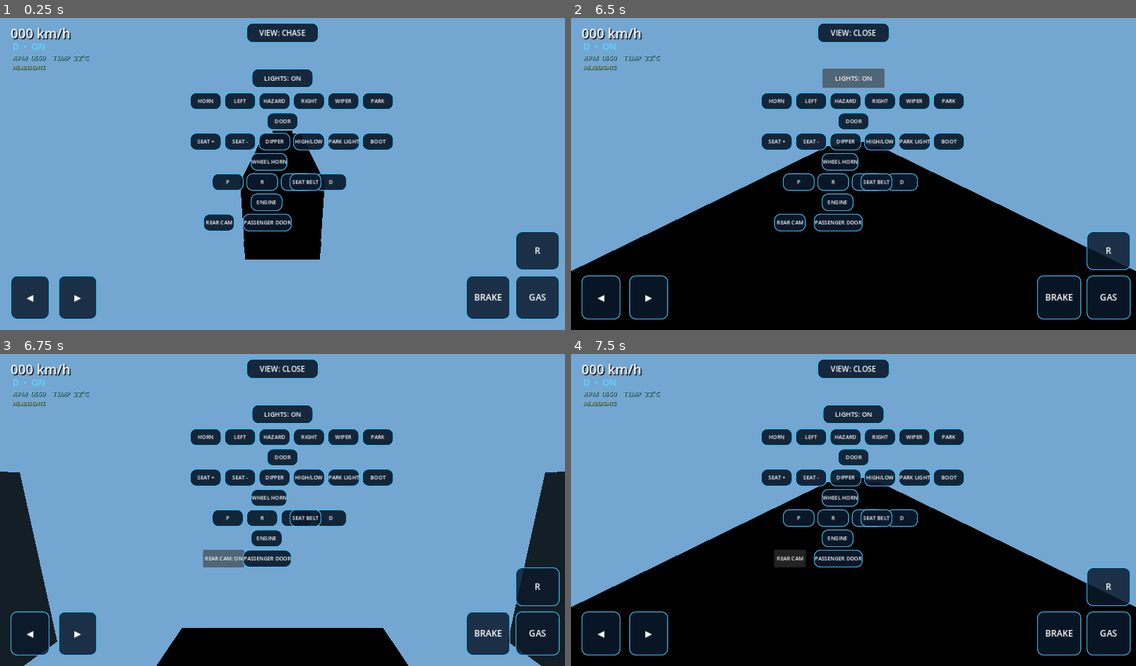
Above: before the commit, frames 1-4 (two rows, left to right).
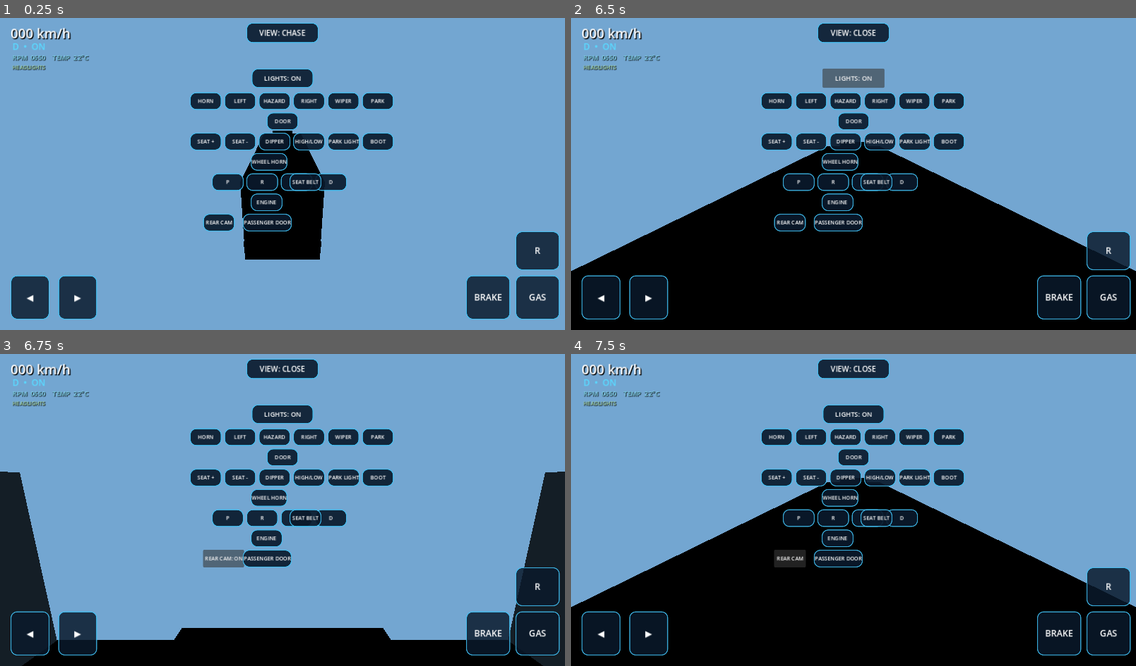
Above: after the commit, the same moments.

Repository: czz495m8zv-code/zayron-simulator
Game: Godot game, scene res://scenes/vehicles/prototype_bus.tscn
Same seed, same stepped clock (60 frames per second), same inputs: the game is played once before the commit and once after it. This scene is started directly instead of the project's main scene.
Inputs:
- Up to frame 1 (0.25 s): no input
- Up to frame 2 (6.5 s): click "◀" at 0.5 s; click "▶" at 1.25 s; click "BRAKE" at 2 s; click "GAS" at 2.75 s; click "R" at 3.5 s; click "VIEW: CHASE" at 4.25 s; click "LIGHTS: ON" at 5 s; click "LIGHTS: OFF" at 5.75 s
- Up to frame 3 (6.75 s): click "REAR CAM" at 6.5 s
- Up to frame 4 (7.5 s): click "REAR CAM: ON" at 7.25 s

Frames 1-2 are identical in both runs. In frame 3, 3.6% of the frame differs, in the area x 3-97%, y 91-100%; in frame 4, nothing differs.

Commit message:
Add passenger seats and central aisle to city bus

Diff:
--- a/scripts/vehicles/prototype_bus.gd
+++ b/scripts/vehicles/prototype_bus.gd
@@ -67,6 +67,50 @@
 			add_child(wheel)
 
 	_add_cockpit_steering_wheel(Vector3(-0.62, 1.95, -3.85))
+	# Passenger cabin: paired seats leave a central aisle for boarding.
+	var seat_fabric := StandardMaterial3D.new()
+	seat_fabric.albedo_color = Color(0.055, 0.19, 0.29)
+	seat_fabric.roughness = 0.72
+	var seat_trim := StandardMaterial3D.new()
+	seat_trim.albedo_color = Color(0.68, 0.62, 0.48)
+	for row in range(5):
+		for seat_side in [-0.66, 0.66]:
+			var seat_z := -2.65 + float(row) * 1.38
+			var cushion := MeshInstance3D.new()
+			cushion.name = "PassengerSeatCushion_%d_%s" % [row, seat_side]
+			var cushion_mesh := BoxMesh.new()
+			cushion_mesh.size = Vector3(0.48, 0.16, 0.52)
+			cushion.mesh = cushion_mesh
+			cushion.position = Vector3(seat_side, 1.15, seat_z)
+			cushion.material_override = seat_fabric
+			add_child(cushion)
+			var back := MeshInstance3D.new()
+			back.name = "PassengerSeatBack_%d_%s" % [row, seat_side]
+			var back_mesh := BoxMesh.new()
+			back_mesh.size = Vector3(0.48, 0.7, 0.14)
+			back.mesh = back_mesh
+			back.position = Vector3(seat_side, 1.56, seat_z + 0.18)
+			back.material_override = seat_fabric
+			add_child(back)
+			var grab_rail := MeshInstance3D.new()
+			grab_rail.name = "SeatGrabRail_%d_%s" % [row, seat_side]
+			var rail_mesh := BoxMesh.new()
+			rail_mesh.size = Vector3(0.035, 0.42, 0.035)
+			grab_rail.mesh = rail_mesh
+			grab_rail.position = Vector3(seat_side + (0.27 if seat_side < 0.0 else -0.27), 1.65, seat_z + 0.05)
+			grab_rail.material_override = seat_trim
+			add_child(grab_rail)
+	var aisle := MeshInstance3D.new()
+	aisle.name = "PassengerCentralAisle"
+	var aisle_mesh := BoxMesh.new()
+	aisle_mesh.size = Vector3(0.42, 0.035, 7.2)
+	aisle.mesh = aisle_mesh
+	aisle.position = Vector3(0.0, 0.64, 0.0)
+	var aisle_material := StandardMaterial3D.new()
+	aisle_material.albedo_color = Color(0.18, 0.2, 0.22)
+	aisle.material_override = aisle_material
+	add_child(aisle)
+
 
 	var destination_sign := MeshInstance3D.new()
 	var sign_box := BoxMesh.new()
